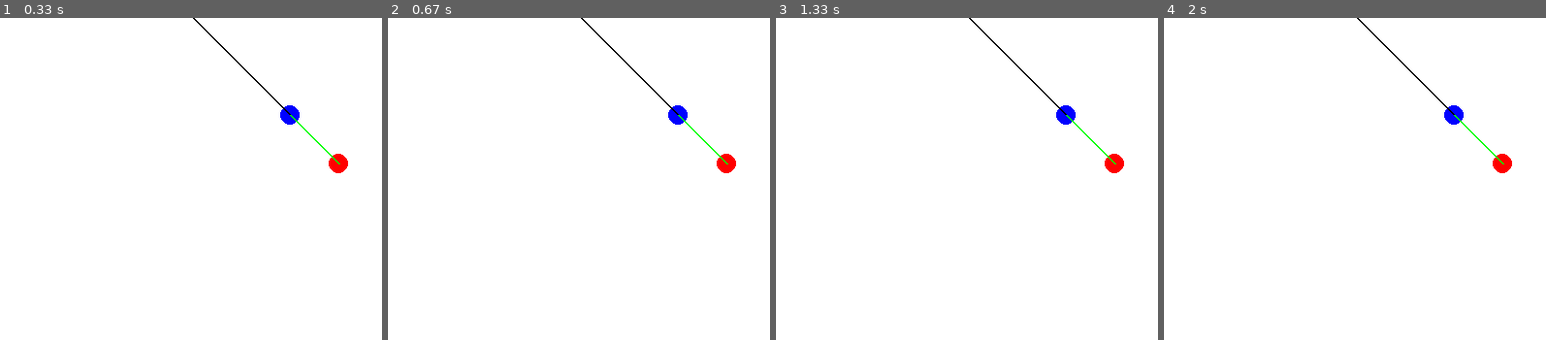
Above: before the commit, frames 1-4 (left to right).
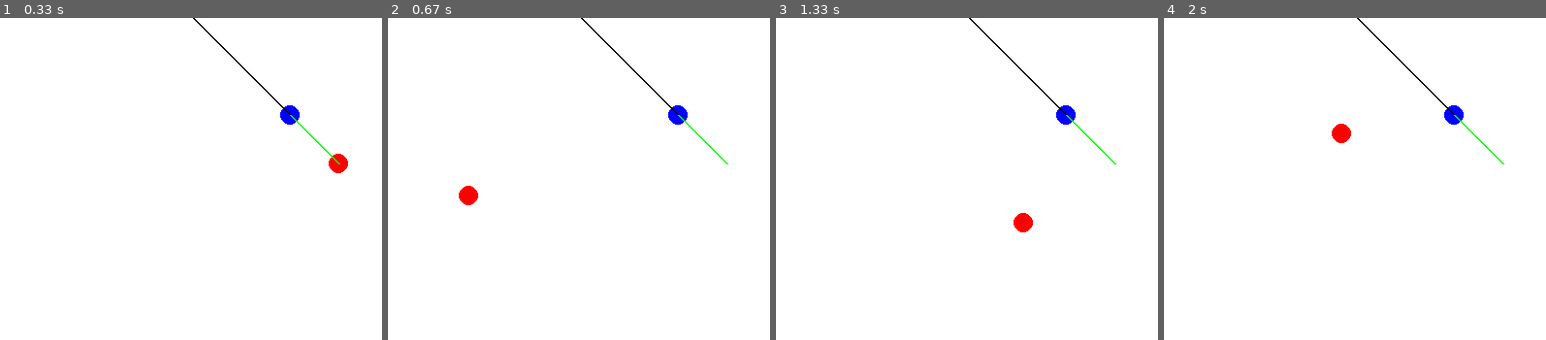
Above: after the commit, the same moments.

Repository: JayTheDervish/Double-Pendulum
Game: pygame game, started from pygamephy500.py
Two runs of this game, one before a commit and one after it. Both use one fixed random seed, a clock stepped at 60 frames per second and the inputs below.
Inputs (mouse positions are in pixels of both pictures, inside the frame that each line leads up to):
- Up to frame 1 (0.33 s): no input
- Up to frame 2 (0.67 s): press the mouse at (582, 214) at 0.37 s; move the mouse to (525, 204) at 0.47 s; release the mouse at (468, 195) at 0.6 s
- Up to frame 3 (1.33 s): click (825, 140) at 0.72 s; click (1024, 224) at 1.05 s
- Up to frame 4 (2 s): click (1190, 182) at 1.38 s; click (1339, 133) at 1.72 s

Frame 1 is identical in both runs. In frame 2, 0.5% of the frame differs, in the area x 18-92%, y 42-59%; in frame 3, 0.5%; in frame 4, 0.5%.

Commit message:
Commit for break

Diff:
--- a/pygamephy500.py
+++ b/pygamephy500.py
@@ -99,10 +99,9 @@
 
             if mouseState[0]:
                 cursorPos = pygame.mouse.get_pos()
-                if (cursorPos[0] - tube2.startpos[0])**2 + (cursorPos[1] - tube2.startpos[1])**2 == tube2.lengthSquared:
-                    circle.update(cursorPos[0], cursorPos[1])
+                #if (cursorPos[0] - tube2.startpos[0])**2 + (cursorPos[1] - tube2.startpos[1])**2 == tube2.lengthSquared:
+                circle.update(cursorPos[0], cursorPos[1])
 
-        #circle2.update(0, 1)
         tube1.update(240 , 0, circle2.x, circle2.y)
         tube2.update(circle2.x, circle2.y, circle.x, circle.y)
 
